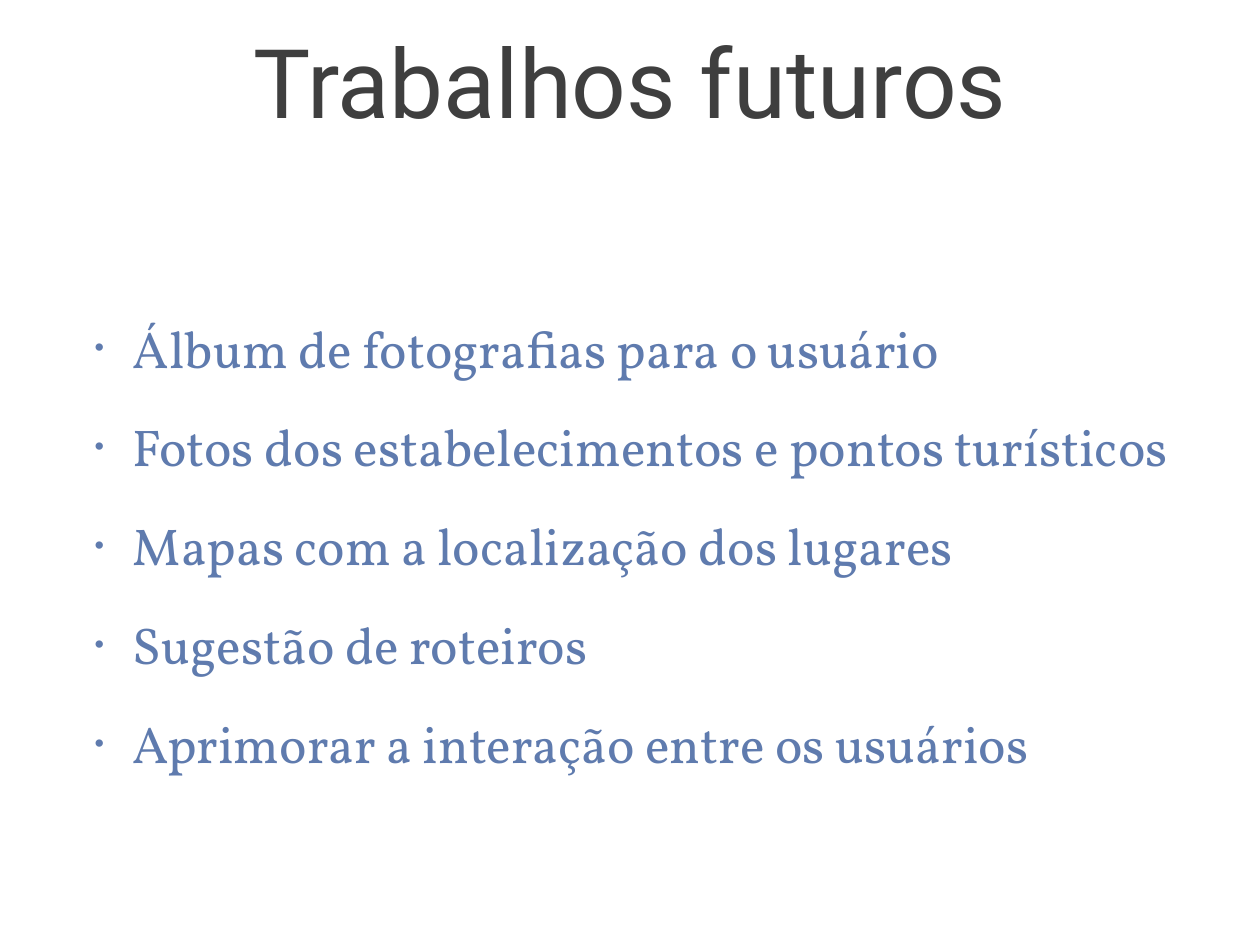
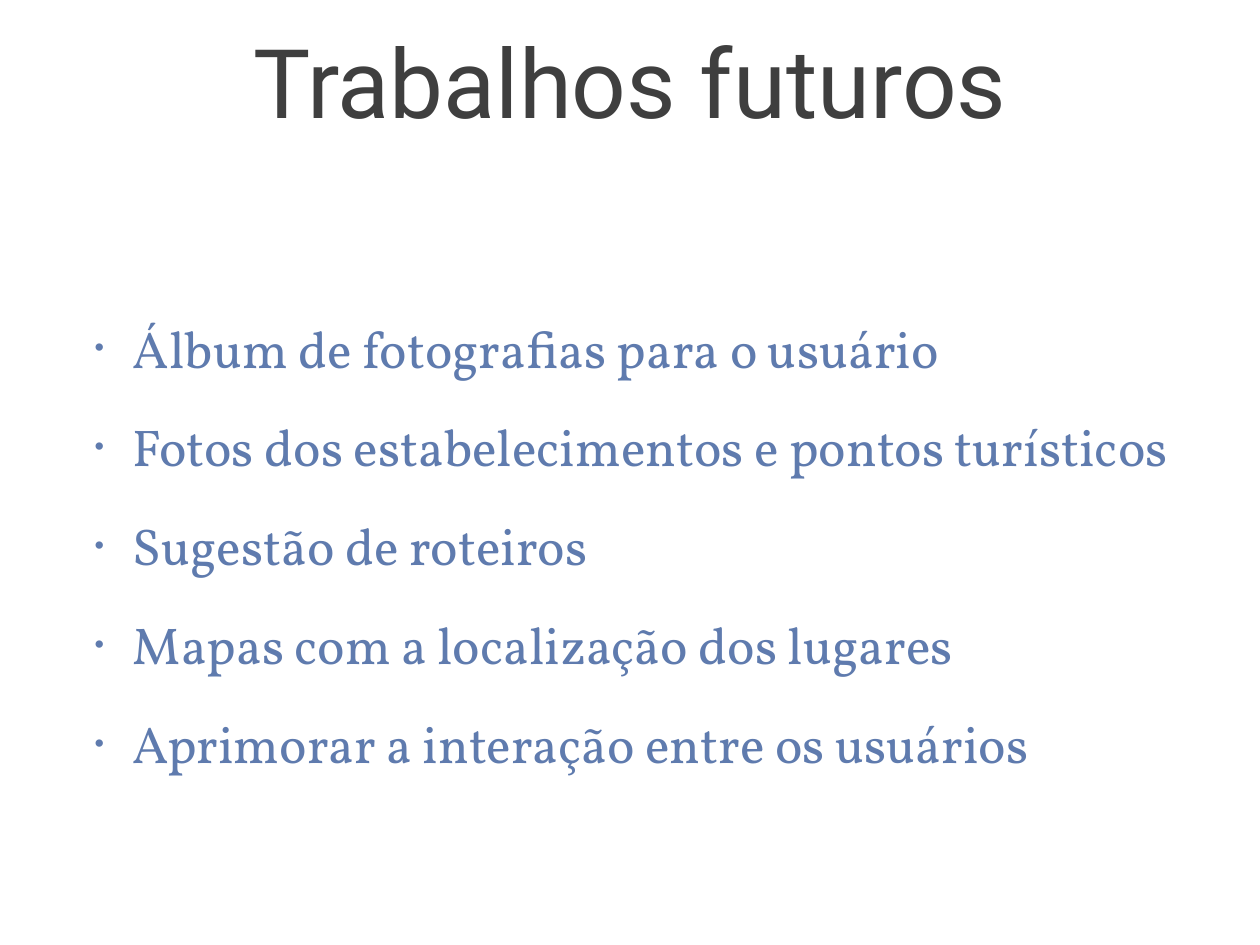
Before and after one commit to tulios/projetofinal-roteiros, a slide deck: slide 16 of apresentacao/apresentacao.ppt (slide 14 before the commit). Drawn at 1260x945 pixels with LibreOffice and Linux fonts; fonts in the diff are those of the drawing; background and template pictures are left out. Boxes give left, top, right and bottom in pixels: in the first picture for what was removed or moved away, otherwise in the second. Text is boxed around its words. In the diff, an @@ line names an element or a change of style, - is before the commit and + after.

```diff
--- a/apresentacao/apresentacao.ppt
+++ b/apresentacao/apresentacao.ppt
@@ text at (x1=133, y1=528, x2=587, y2=578): paragraph added @@
+• Sugestão de roteiros
@@ text at (x1=133, y1=627, x2=587, y2=677): paragraph removed @@
-• Sugestão de roteiros
```
Also in this commit, not shown: 4 other slides changed, 4 slides added, 1 slide removed, 2 other files.
